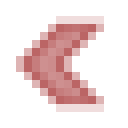
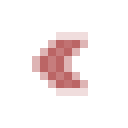
Layers edited between the first and the second w=128, h=128 image:
added layer "Wklejona warstwa" above "arrow" over [32, 32, 88, 96]
painted on "arrow" over [16, 16, 104, 112]
